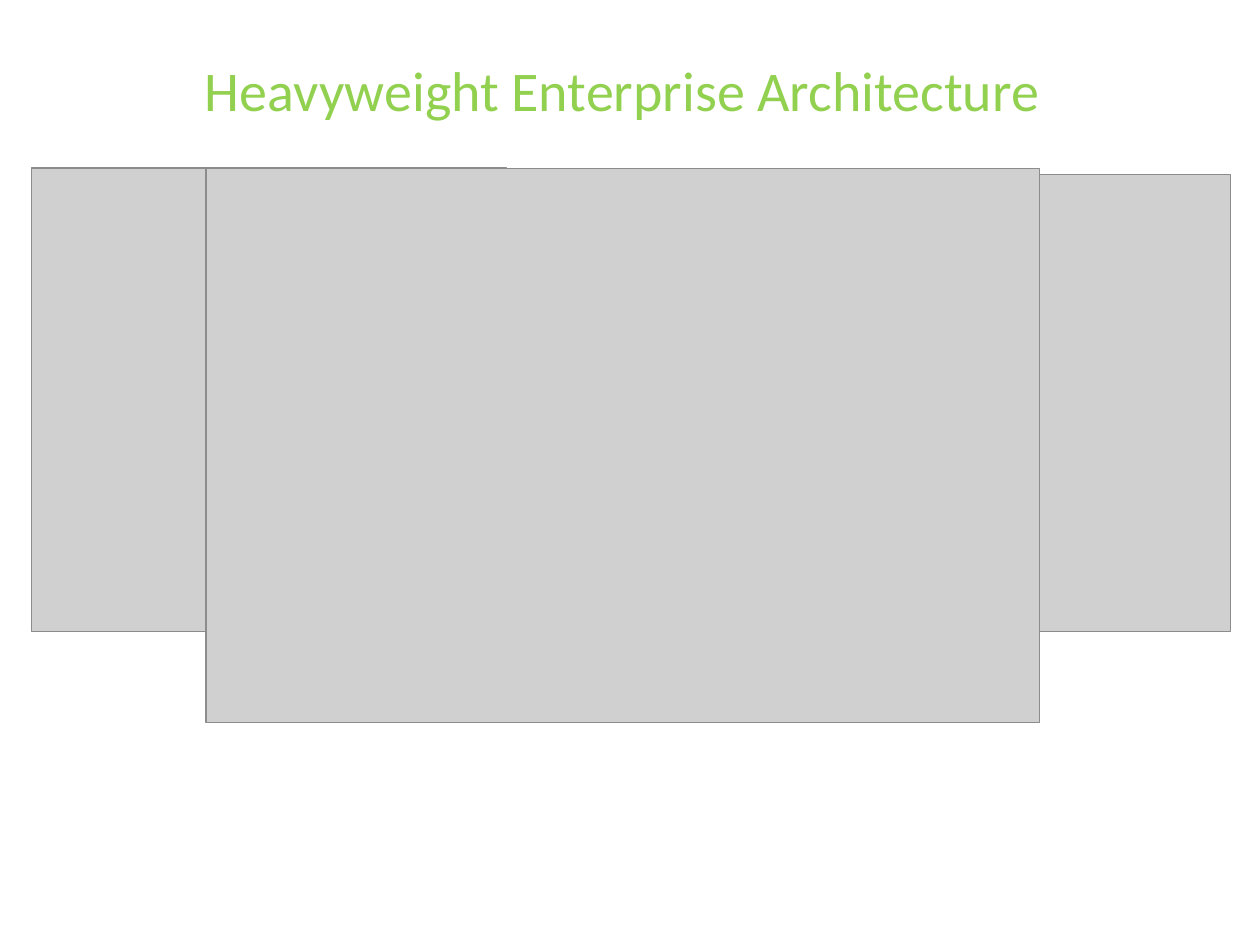
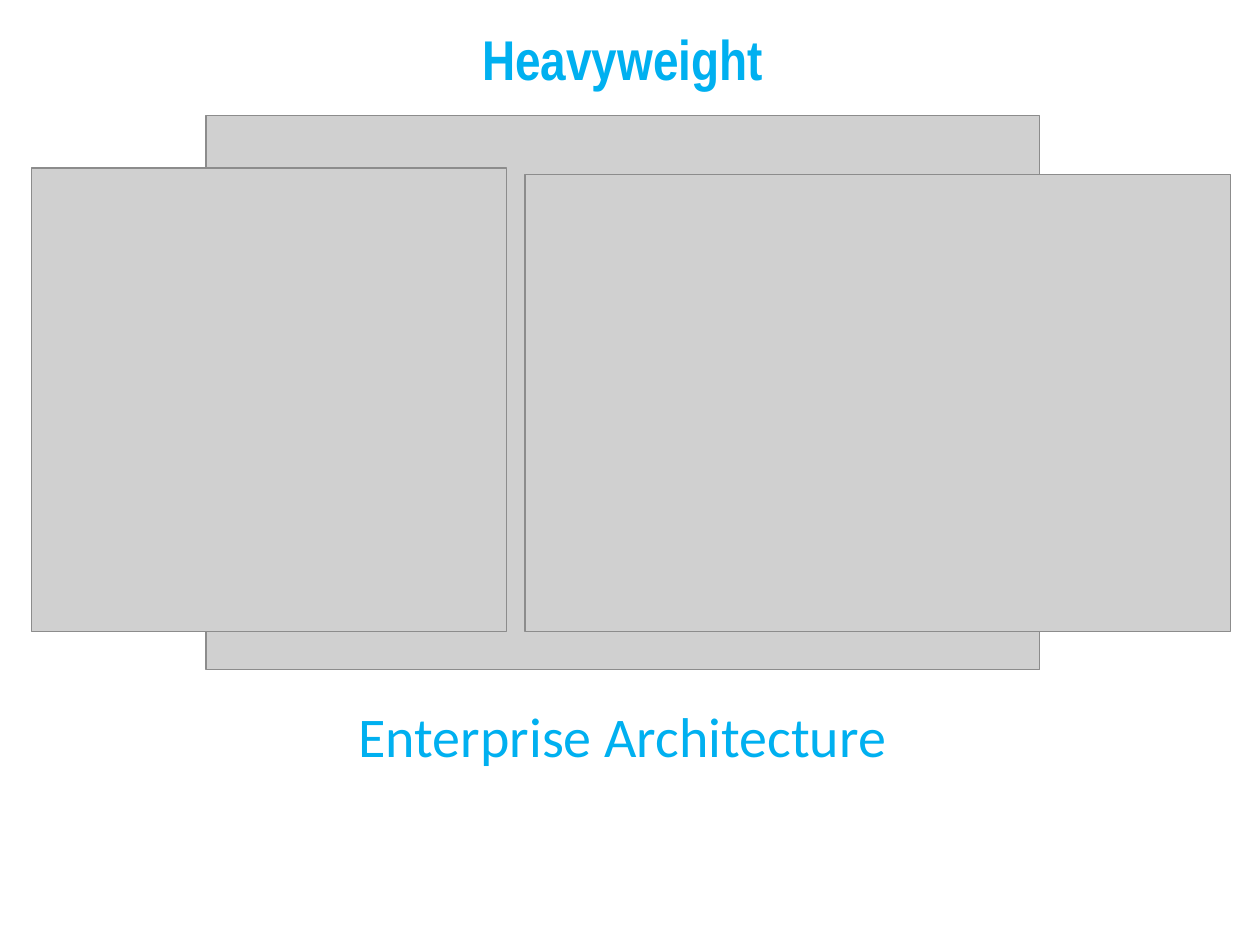
Before and after one commit to excellalabs/ExcellaLean, a slide deck: slide 23 of _presentations/Lean1and2-ShahedSahil.pptx (slide 21 before the commit). Drawn at 1260x945 pixels with LibreOffice and Linux fonts; fonts in the diff are those of the drawing; grey boxes stand for pictures; background and template pictures are left out. Boxes give left, top, right and bottom in pixels: in the first picture for what was removed or moved away, otherwise in the second. Text is boxed around its words. In the diff, an @@ line names an element or a change of style, - is before the commit and + after.

```diff
--- a/_presentations/Lean1and2-ShahedSahil.pptx
+++ b/_presentations/Lean1and2-ShahedSahil.pptx
@@ text at [482,39,763,90]: text changed; font Calibri to Arial Narrow; text colour #92D050 to #00B0F0; bold on @@
-Heavyweight Enterprise Architecture
+Heavyweight
@@ picture: place and size @@
-picture at [205,169,1040,723]
+picture at [205,116,1040,670]
@@ text added at [359,718,885,766], 32 pt, text #00B0F0 @@
+Enterprise Architecture
```
Also in this commit, not shown: 7 other slides changed, 10 slides added, 2 slides removed.
